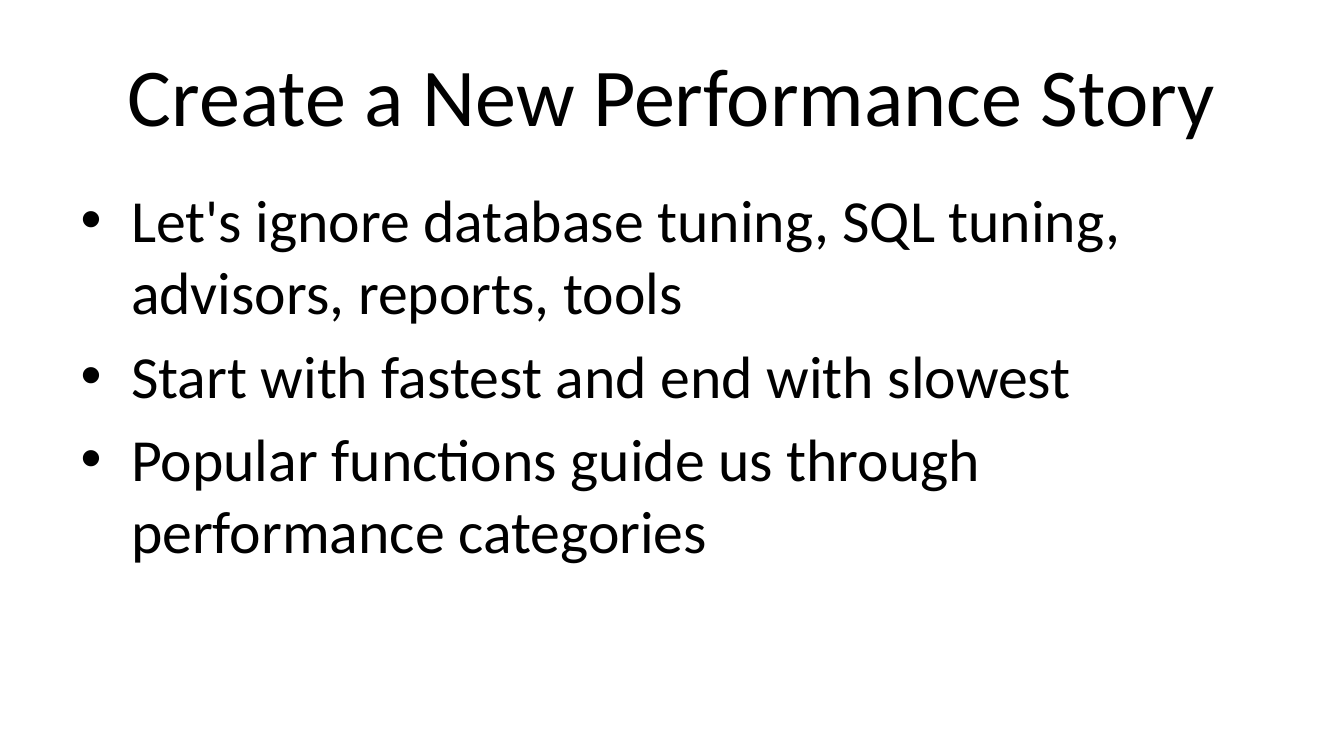
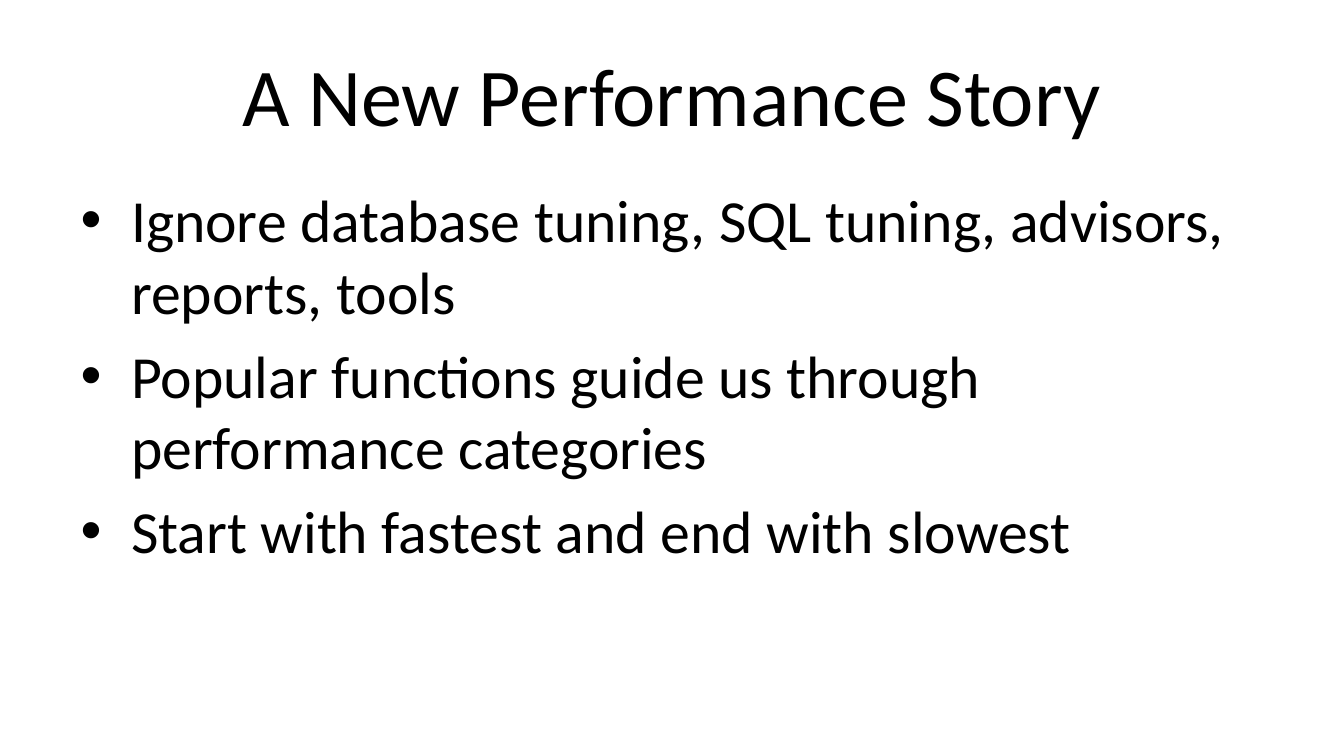
Before and after one commit to ProOracleSQL/space, a slide deck: slide 10 of examples/presentations/Practical Algorithm Analysis for Oracle Developers - Collaborate - 2019_281_Heller.pptx (slide 9 before the commit). Drawn at 1344x756 pixels with LibreOffice and Linux fonts; fonts in the diff are those of the drawing. Boxes give left, top, right and bottom in pixels: in the first picture for what was removed or moved away, otherwise in the second. Text is boxed around its words. In the diff, an @@ line names an element or a change of style, - is before the commit and + after.

```diff
--- a/examples/presentations/Practical Algorithm Analysis for Oracle Developers - Collaborate - 2019_281_Heller.pptx
+++ b/examples/presentations/Practical Algorithm Analysis for Oracle Developers - Collaborate - 2019_281_Heller.pptx
@@ title at [242, 69, 1101, 140]: text changed @@
-Create a New Performance Story
+A New Performance Story
@@ text at [131, 200, 1224, 480]: text changed @@
-• Let's ignore database tuning, SQL tuning, advisors, reports, tools
+• Ignore database tuning, SQL tuning, advisors, reports, tools
+• Popular functions guide us through performance categories
@@ text at [131, 439, 981, 564]: paragraph removed @@
-• Popular functions guide us through performance categories
```
Also in this commit, not shown: 8 other slides changed, 2 slides added.
